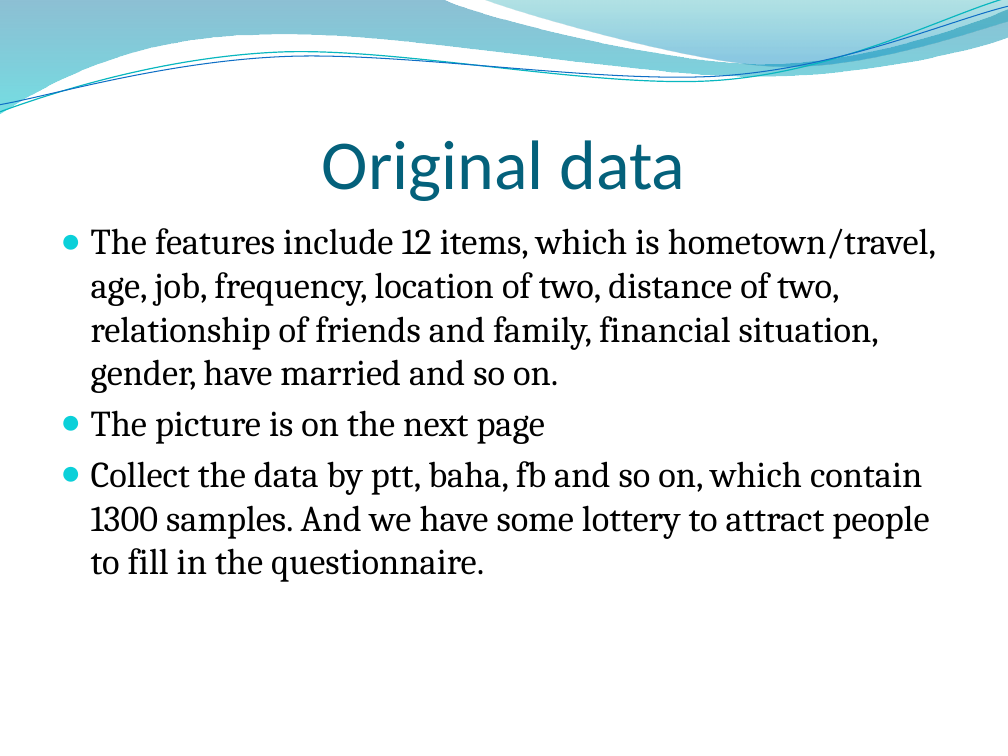
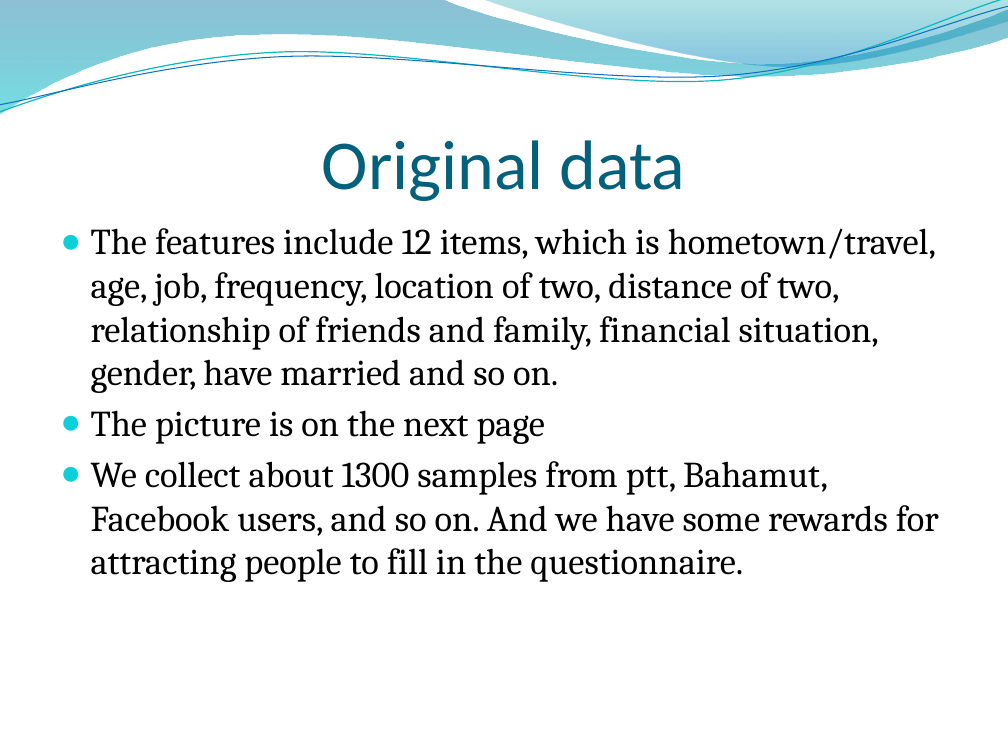
Before and after one commit to tim310579/Machine-Learning_HW, a slide deck: slide 3 of ML_fp/report.pptx. Drawn at 1008x756 pixels with LibreOffice and Linux fonts; fonts in the diff are those of the drawing; background and template pictures are left out. Boxes give left, top, right and bottom in pixels: in the first picture for what was removed or moved away, otherwise in the second. Text is boxed around its words. In the diff, an @@ line names an element or a change of style, - is before the commit and + after.

```diff
--- a/ML_fp/report.pptx
+++ b/ML_fp/report.pptx
@@ text at box(91, 461, 939, 582): text changed @@
-● Collect the data by ptt, baha, fb and so on, which contain 1300 samples. And we have some lottery to attract people to fill in the questionnaire.
+● We collect about 1300 samples from ptt, Bahamut, Facebook users, and so on. And we have some rewards for attracting people to fill in the questionnaire.
```
Also in this commit, not shown: 6 other slides changed.
